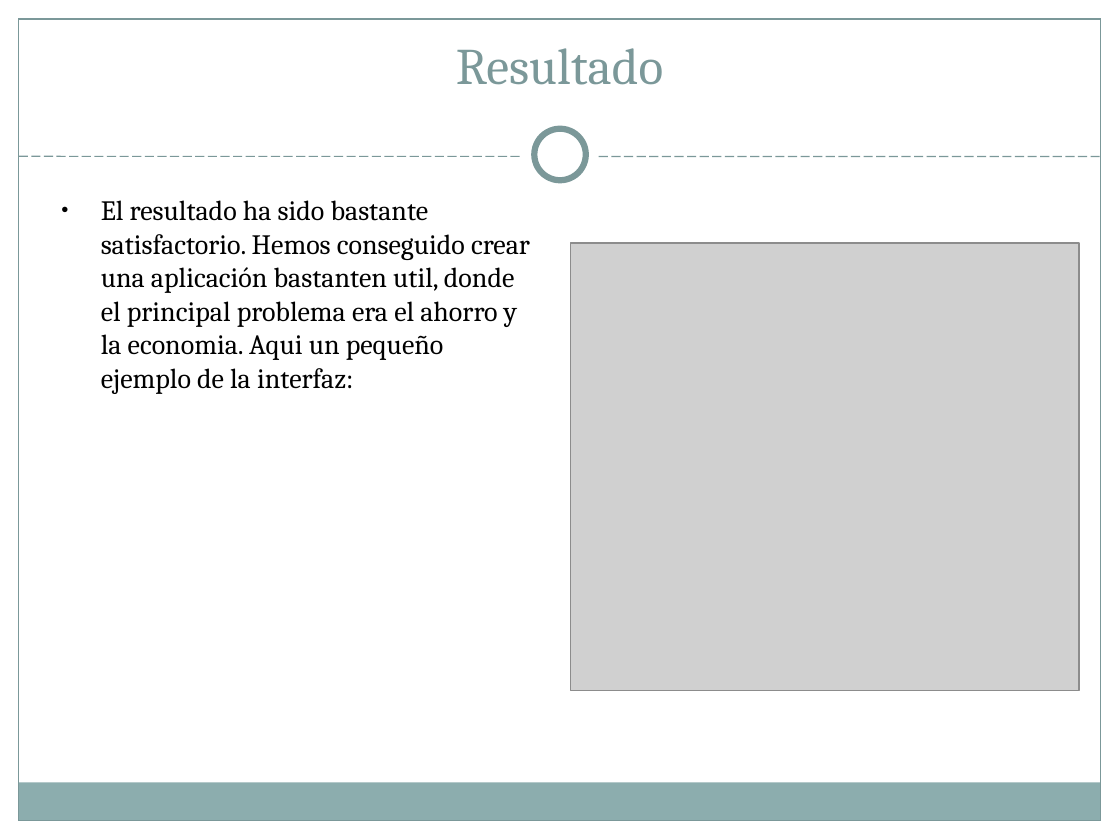
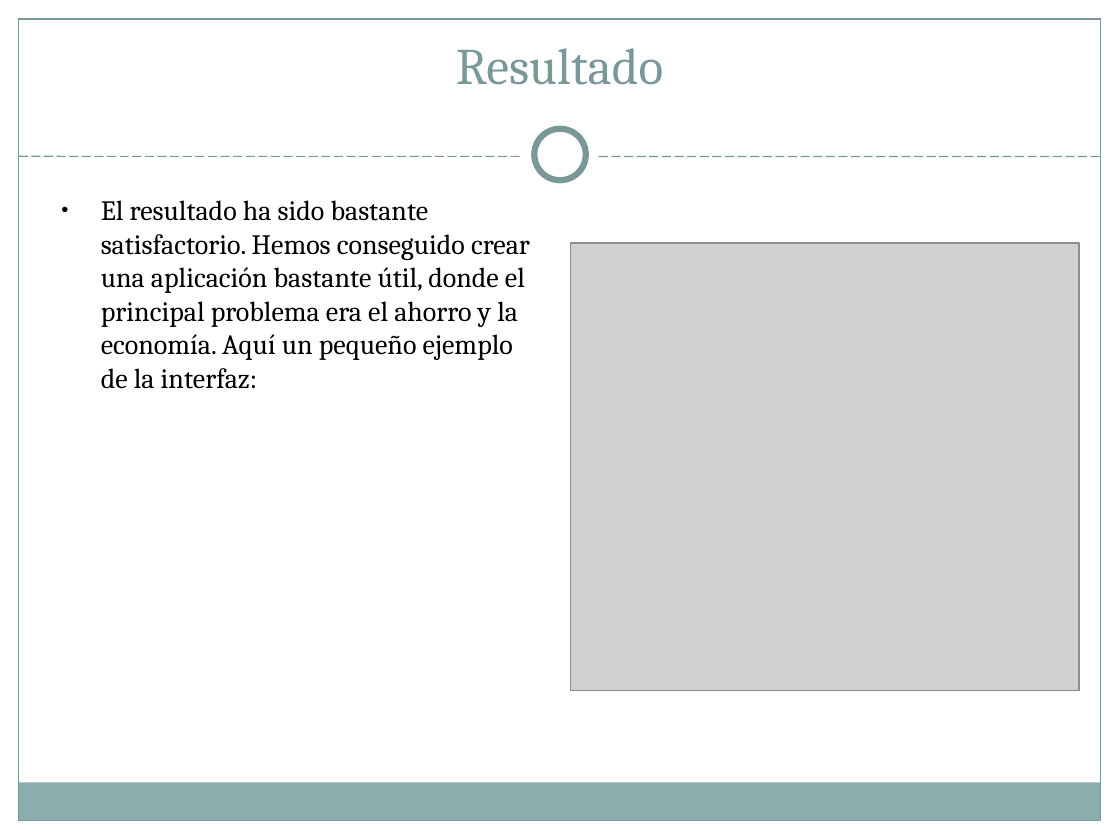
Before and after one commit to ReivajRa/Cooking_Ingenieros, a slide deck: slide 15 of Documentación/Cheap Deal presentacion.ppt (slide 14 before the commit). Drawn at 1120x840 pixels with LibreOffice and Linux fonts; fonts in the diff are those of the drawing; grey boxes stand for pictures. Boxes give left, top, right and bottom in pixels: in the first picture for what was removed or moved away, otherwise in the second. Text is boxed around its words. In the diff, an @@ line names an element or a change of style, - is before the commit and + after.

```diff
--- a/Documentación/Cheap Deal presentacion.ppt
+++ b/Documentación/Cheap Deal presentacion.ppt
@@ text at [101, 200, 530, 389]: text changed @@
-● El resultado ha sido bastante satisfactorio. Hemos conseguido crear una aplicación bastanten util, donde el principal problema era el ahorro y la economia. Aqui un pequeño ejemplo de la interfaz:
+● El resultado ha sido bastante satisfactorio. Hemos conseguido crear una aplicación bastante útil, donde el principal problema era el ahorro y la economía. Aquí un pequeño ejemplo de la interfaz:
```
Also in this commit, not shown: 12 other slides changed, 1 slide added.
